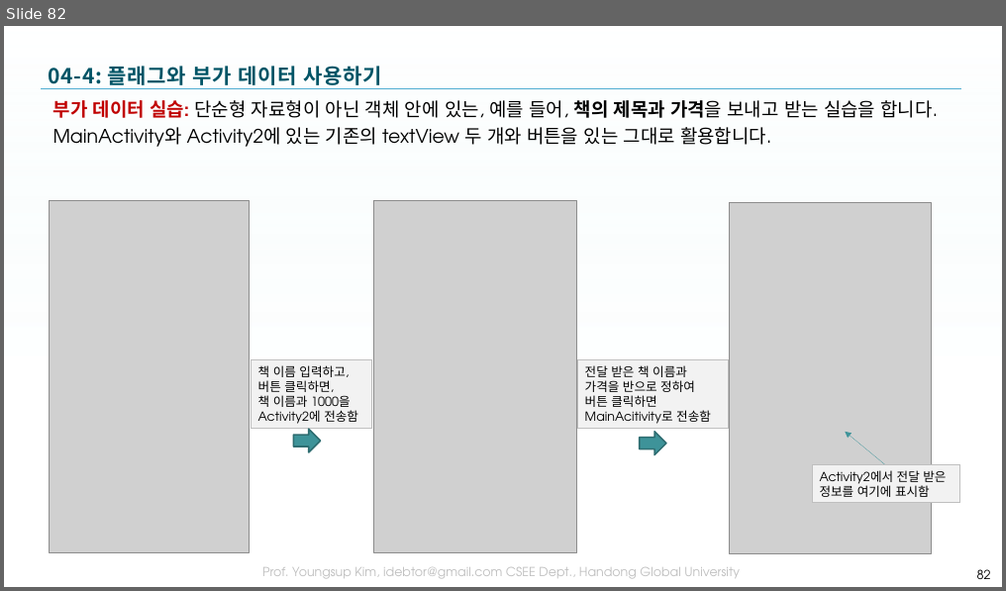
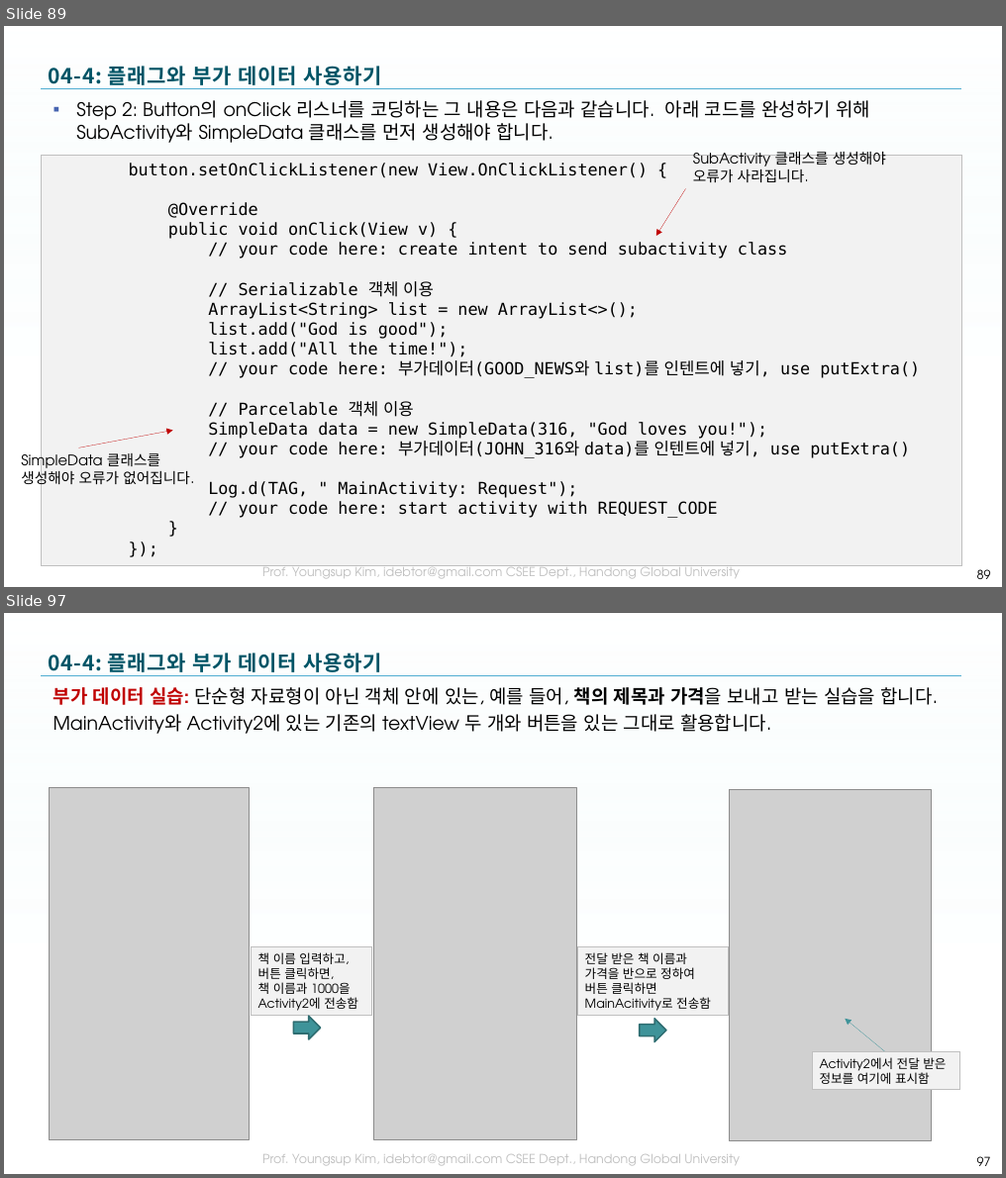
Before and after one commit to tae7841/HuStarAS, a slide deck: ppts/04Activity.pptx. Shown one above the other, each under a label of ours: slide 82 before the commit, slides 89 and 97 after it; the slides between them are not shown. The pictures are 1006x591 and 1006x1178 pixels, drawn with LibreOffice and Linux fonts; fonts in the diff are those of the drawing; grey boxes stand for pictures; background and template pictures are left out. Boxes give left, top, right and bottom in pixels: in the first picture for what was removed or moved away, otherwise in the second. Text is boxed around its words. In the diff, an @@ line names an element or a change of style, - is before the commit and + after.

```diff
--- a/ppts/04Activity.pptx
+++ b/ppts/04Activity.pptx
@@ slide 89 added at [4, 26, 1002, 587], background picture (left out); not listed: 3 template elements that a slide beside it also shows @@
@@ title added at [49, 66, 382, 85], 20 pt, text gradient #005466 to #005061 to #003E4B, bold @@
+04-4: 플래그와 부가 데이터 사용하기
@@ text added at [76, 100, 870, 143], 18 pt, text #000000 @@
+▪ Step 2: Button의 onClick 리스너를 코딩하는 그 내용은 다음과 같습니다. 아래 코드를 완성하기 위해 SubActivity와 SimpleData 클래스를 먼저 생성해야 합니다.
@@ rectangle added at [42, 156, 962, 567], fill #F2F2F2, outline #BFBFBF 0.75 pt, 16 pt, text #000000 @@
+button.setOnClickListener(new View.OnClickListener() {
+@Override
+public void onClick(View v) {
+// your code here: create intent to send subactivity class
+// Serializable 객체 이용
+ArrayList<String> list = new ArrayList<>();
+list.add("God is good");
+list.add("All the time!");
+// your code here: 부가데이터(GOOD_NEWS와 list)를 인텐트에 넣기, use putExtra()
+// Parcelable 객체 이용
+SimpleData data = new SimpleData(316, "God loves you!");
+// your code here: 부가데이터(JOHN_316와 data)를 인텐트에 넣기, use putExtra()
+Log.d(TAG, " MainActivity: Request");
+// your code here: start activity with REQUEST_CODE
+}
+});
@@ text added at [693, 152, 886, 182], 14 pt, text #000000 @@
+SubActivity 클래스를 생성해야
+오류가 사라집니다.
@@ arrow added from (686, 188) to (656, 236), #C00000 0.25 pt @@
@@ arrow added from (79, 448) to (173, 430), #C00000 0.25 pt @@
@@ text added at [21, 451, 194, 487], 14 pt, text #000000 @@
+SimpleData 클래스를
+생성해야 오류가 없어집니다.
@@ page number added at [977, 570, 991, 579], 12 pt, text #000000 @@
+89
@@ what was slide 82 is now slide 97 @@
@@ page number at [977, 1157, 991, 1166]: text changed @@
-82
+97
```
Also in this commit, not shown: 9 slides changed, 14 other slides added.
